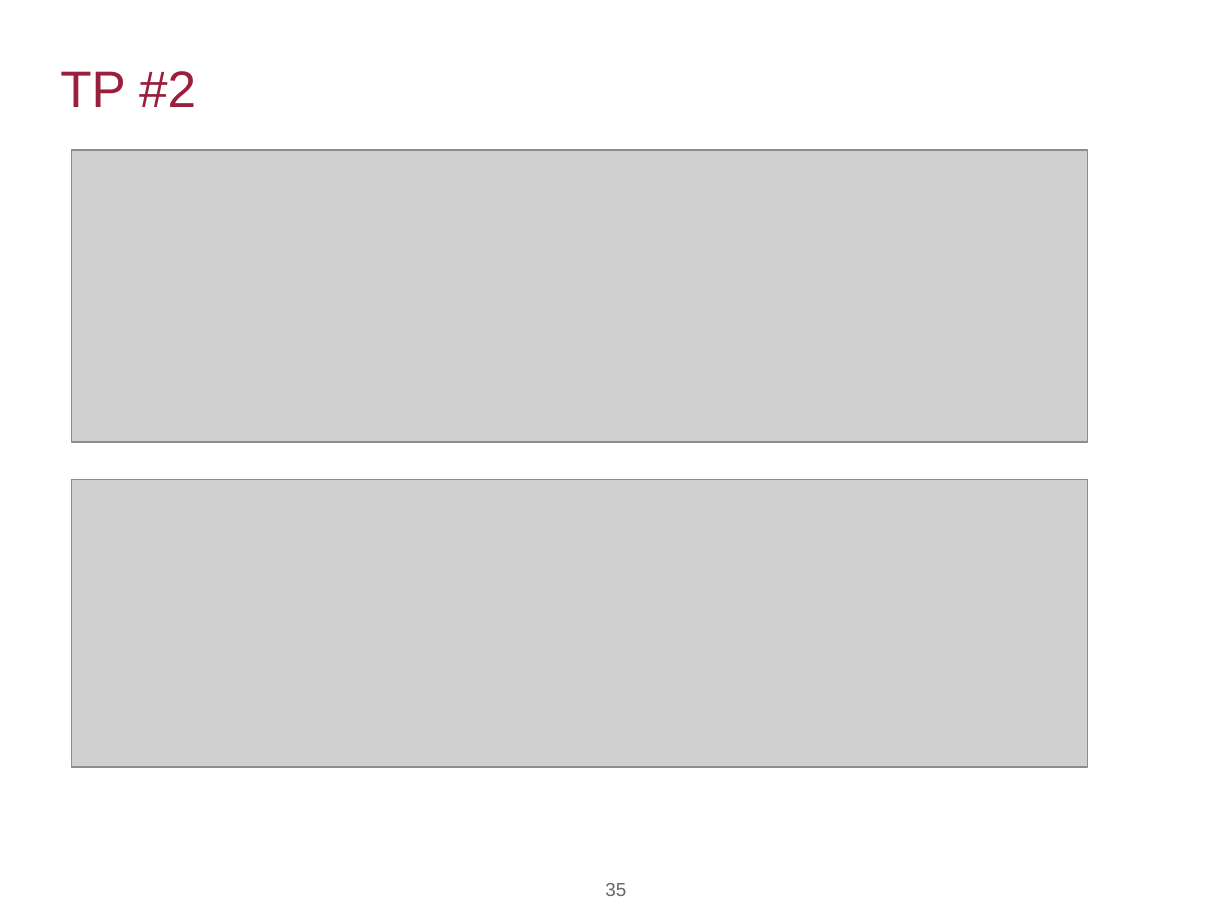
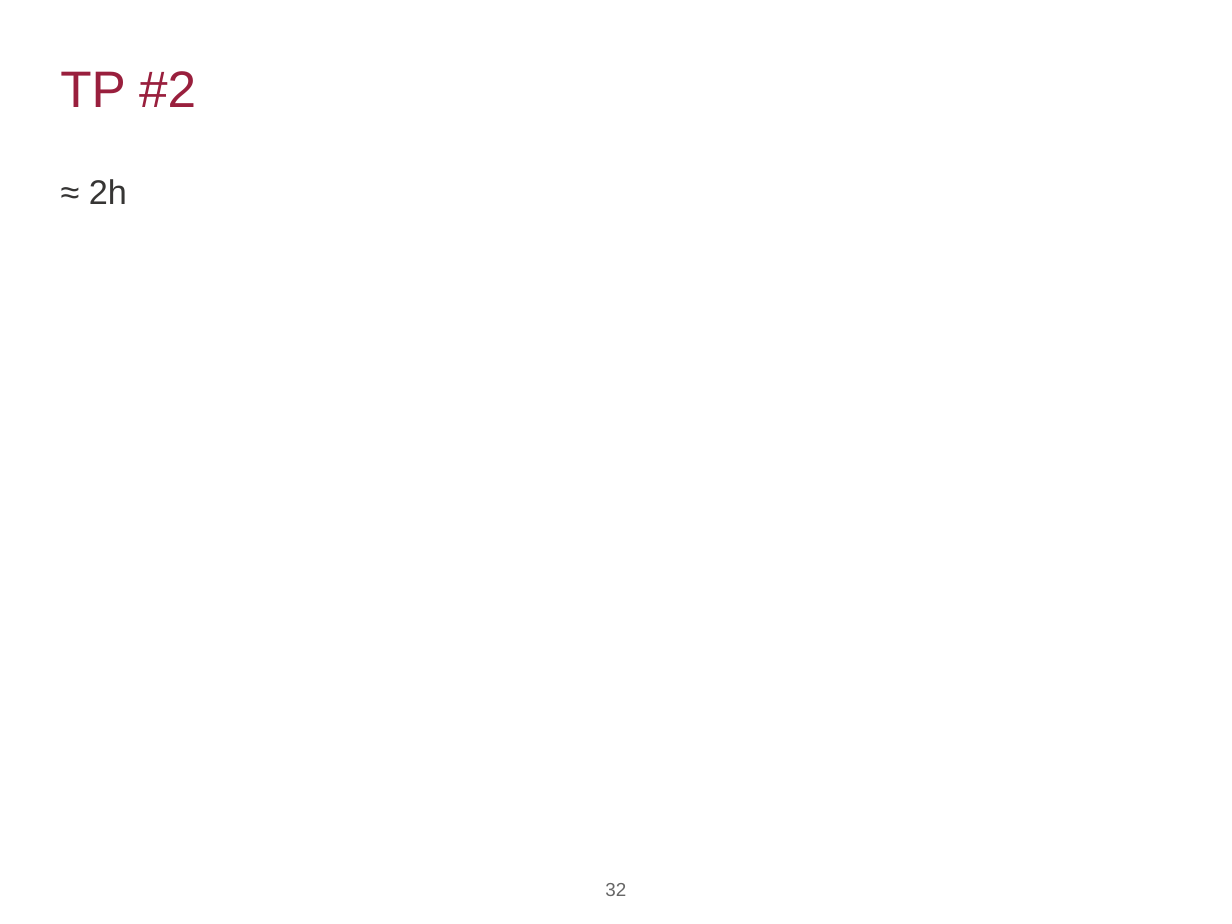
Before and after one commit to agaudichon/CGI-formation-Angular, a slide deck: slide 32 of docs/Formation_Angular_002_Premiers-pas.pptx (slide 35 before the commit). Drawn at 1232x924 pixels with LibreOffice and Linux fonts; fonts in the diff are those of the drawing; grey boxes stand for pictures; background and template pictures are left out. Boxes give left, top, right and bottom in pixels: in the first picture for what was removed or moved away, otherwise in the second. Text is boxed around its words. In the diff, an @@ line names an element or a change of style, - is before the commit and + after.

```diff
--- a/docs/Formation_Angular_002_Premiers-pas.pptx
+++ b/docs/Formation_Angular_002_Premiers-pas.pptx
@@ picture removed at bbox=[71, 150, 1087, 442] @@
@@ text added at bbox=[89, 179, 127, 204], 20 pt, text #363534 @@
+≈ 2h
@@ picture removed at bbox=[71, 479, 1087, 766] @@
@@ page number at bbox=[605, 883, 626, 896]: text changed @@
-35
+32
```
Also in this commit, not shown: 1 other slide changed, 1 slide added, 4 slides removed, 2 other files.
